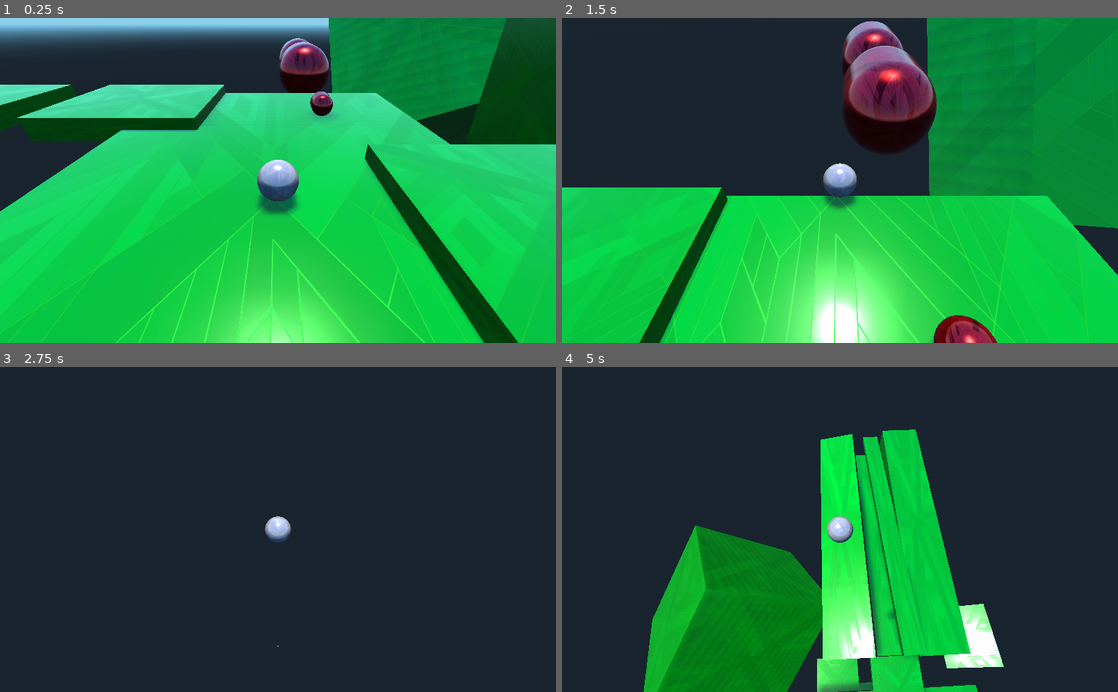
Above: before the commit, frames 1-4 (two rows, left to right).
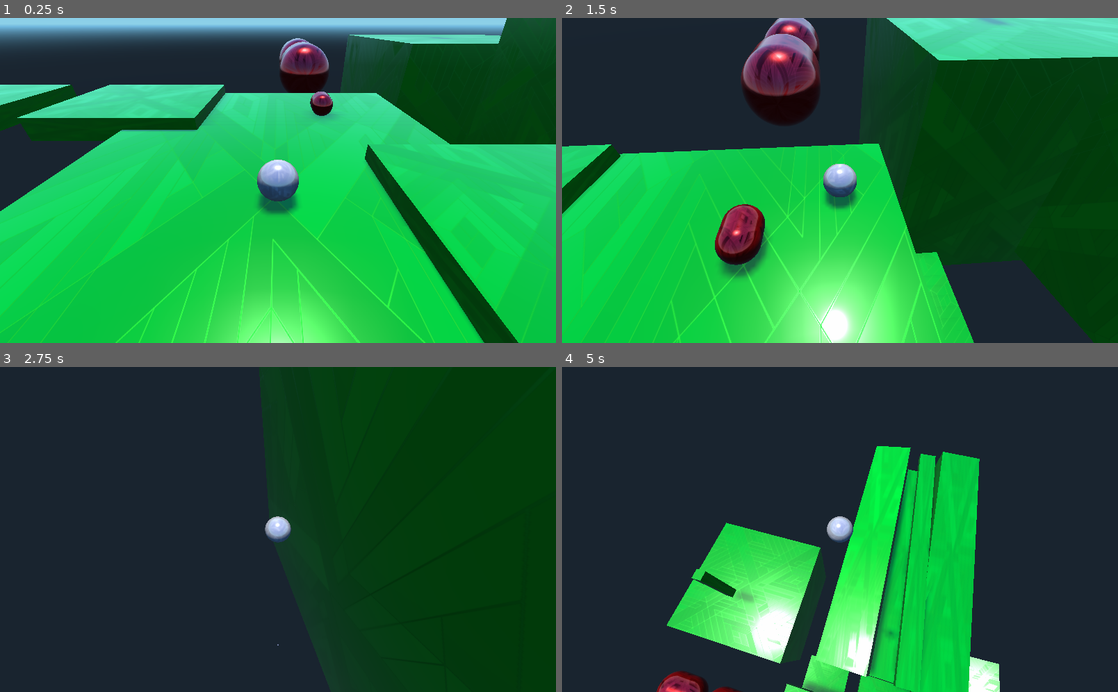
Above: after the commit, the same moments.

Repository: martijnat/movement_sandbox
Game: Godot game, scene res://Main.tscn
Two runs of this game, one before a commit and one after it. Both use one fixed random seed, a clock stepped at 60 frames per second and the inputs below.
Inputs (mouse positions are in pixels of both pictures, inside the frame that each line leads up to):
- Up to frame 1 (0.25 s): no input
- Up to frame 2 (1.5 s): move the mouse to (867, 180) at 0.52 s; hold Space (jump) 0.53-1.28 s; hold Up (move_up) from 0.53 s (still down); move the mouse to (812, 180) at 1.27 s; tap C (camera_look) at 1.35 s
- Up to frame 3 (2.75 s): keep holding Up (move_up); tap Space (jump) at 1.52, 1.55, 1.82, 2.3 s; move the mouse to (289, 523) at 2.02 s; hold K (look_down) from 2.03 s (still down)
- Up to frame 4 (5 s): keep holding Up (move_up); move the mouse to (834, 536) at 2.77 s; release K (look_down) at 2.78 s; tap J (look_left) at 2.85 s; tap Space (jump) at 3.02, 3.05, 3.32, 3.77, 3.8, 4.07, 4.52, 4.55, 4.82 s; move the mouse to (878, 532) at 3.52 s; hold L (look_right) 3.53-4.28 s; move the mouse to (795, 526) at 4.27 s; tap I (look_up) at 4.35 s

The runs differ from the first frame. In frame 1, 8.0% of the frame differs, in the area x 59-92%, y 0-38%; in frame 2, 57%, in the area x 0-100%, y 0-100%; in frame 3, 41%; in frame 4, 27%.

Commit message:
Added sound effects

Diff:
--- a/Main.tscn
+++ b/Main.tscn
@@ -107,7 +107,7 @@
 adjustment_saturation = 1.0
 _sections_unfolded = [ "Background", "Glow/levels" ]
 
-[node name="Main" type="Spatial"]
+[node name="Main" type="Spatial" index="0"]
 
 script = ExtResource( 1 )
 
@@ -204,15 +204,20 @@
 
 transform = Transform( 7.15268, 0, 0, 0, 1, 0, 0, 0, 6.24794, -32.7988, -0.905418, 2.12514 )
 
-[node name="Cube5" parent="." index="17" instance=ExtResource( 4 )]
+[node name="Cube18" parent="." index="17" instance=ExtResource( 4 )]
+
+transform = Transform( 1, 0, 0, 0, 8, 0, 0, 0, 1, 28.937, 16.0239, -42.0959 )
+_sections_unfolded = [ "Transform" ]
+
+[node name="Cube5" parent="." index="18" instance=ExtResource( 4 )]
 
 transform = Transform( 7.15268, 0, 0, 0, 1, 0, 0, 0, 6.24794, -32.7988, -0.905418, -15.3486 )
 
-[node name="Cube6" parent="." index="18" instance=ExtResource( 4 )]
+[node name="Cube6" parent="." index="19" instance=ExtResource( 4 )]
 
 transform = Transform( 7.15268, 0, 0, 0, 1, 0, 0, 0, 6.24794, -13.6641, -0.905418, -15.3486 )
 
-[node name="PlayerCamera" type="Camera" parent="." index="19"]
+[node name="PlayerCamera" type="Camera" parent="." index="20"]
 
 transform = Transform( 1, 0, 0, 0, 1, 0, 0, 0, 1, 0.198284, 5.69647, 6.12012 )
 keep_aspect = 1
@@ -230,21 +235,21 @@
 script = ExtResource( 5 )
 _sections_unfolded = [ "Transform" ]
 
-[node name="Pillshape" parent="." index="20" instance=ExtResource( 6 )]
+[node name="Pillshape" parent="." index="21" instance=ExtResource( 6 )]
 
 transform = Transform( 1, 0, 0, 0, 1, 0, 0, 0, 1, 4.37346, 0, -13.4425 )
 
-[node name="Pillshape2" parent="." index="21" instance=ExtResource( 6 )]
+[node name="Pillshape2" parent="." index="22" instance=ExtResource( 6 )]
 
 transform = Transform( 4, 0, 0, 0, 4, 0, 0, 0, 4, 4.37346, 0, -33.1437 )
 _sections_unfolded = [ "Transform" ]
 
-[node name="Pillshape3" parent="." index="22" instance=ExtResource( 6 )]
+[node name="Pillshape3" parent="." index="23" instance=ExtResource( 6 )]
 
 transform = Transform( 4, 0, 0, 0, 4, 0, 0, 0, 4, 4.37346, 0, -45.6222 )
 _sections_unfolded = [ "Transform" ]
 
-[node name="Cube17" parent="." index="23" instance=ExtResource( 4 )]
-
-transform = Transform( 11.3137, -11.3137, 0, 8, 8, -11.3137, 8, 8, 11.3137, 32.9699, 0, -40.1871 )
-_sections_unfolded = [ "Transform" ]
+[node name="Cube17" parent="." index="24" instance=ExtResource( 4 )]
+
+transform = Transform( 16, 0, 0, 0, 16, 0, 0, 0, 16, 32.9699, -11.6317, -40.1871 )
+_sections_unfolded = [ "Transform" ]
--- a/Player.gd
+++ b/Player.gd
@@ -13,6 +13,7 @@
 var velocity = Vector3(0,0,0)
 var direction = Vector3(1,0,0)
 var last_direction = Vector3(1,0,0)
+var previously_airborne = false
 
 var move_speed = 30
 var move_accel = 5
@@ -82,10 +83,16 @@
 
     if is_on_floor():
         jumps_left = max_jumps
+        if previously_airborne:
+            get_node("LandSound").play()
+            previously_airborne = false
+    else:
+        previously_airborne = true
 
     if Input.is_action_just_pressed("jump") and jumps_left>0:
         velocity.y = jump_strength
         jumps_left-=1
+        get_node("JumpSound").play()
 
     if  get_global_transform().origin.y < pit_depth:
         var move_amount = reset_position - get_global_transform().origin
--- a/Player.tscn
+++ b/Player.tscn
@@ -1,9 +1,11 @@
-[gd_scene load_steps=10 format=2]
+[gd_scene load_steps=12 format=2]
 
 [ext_resource path="res://white.png" type="Texture" id=1]
 [ext_resource path="res://pattern.png" type="Texture" id=2]
 [ext_resource path="res://black.png" type="Texture" id=3]
 [ext_resource path="res://pattern2.png" type="Texture" id=4]
+[ext_resource path="res://jump4.wav" type="AudioStream" id=5]
+[ext_resource path="res://land1.wav" type="AudioStream" id=6]
 
 [sub_resource type="SpatialMaterial" id=1]
 
@@ -137,7 +139,7 @@
 
 radius = 1.0
 
-[node name="Player" type="KinematicBody" index="0"]
+[node name="Player" type="KinematicBody"]
 
 input_ray_pickable = true
 input_capture_on_drag = false
@@ -185,3 +187,41 @@
 
 shape = SubResource( 5 )
 disabled = false
+
+[node name="JumpSound" type="AudioStreamPlayer3D" parent="." index="3"]
+
+stream = ExtResource( 5 )
+attenuation_model = 1
+unit_db = 0.0
+unit_size = 1.0
+max_db = 3.0
+autoplay = false
+max_distance = 0.0
+out_of_range_mode = 0
+bus = "Master"
+area_mask = 1
+emission_angle_enabled = false
+emission_angle_degrees = 45.0
+emission_angle_filter_attenuation_db = -12.0
+attenuation_filter_cutoff_hz = 5000.0
+attenuation_filter_db = -24.0
+doppler_tracking = 0
+
+[node name="LandSound" type="AudioStreamPlayer3D" parent="." index="4"]
+
+stream = ExtResource( 6 )
+attenuation_model = 1
+unit_db = 0.0
+unit_size = 1.0
+max_db = 3.0
+autoplay = false
+max_distance = 0.0
+out_of_range_mode = 0
+bus = "Master"
+area_mask = 1
+emission_angle_enabled = false
+emission_angle_degrees = 45.0
+emission_angle_filter_attenuation_db = -12.0
+attenuation_filter_cutoff_hz = 5000.0
+attenuation_filter_db = -24.0
+doppler_tracking = 0
--- a/PlayerCamera.gd
+++ b/PlayerCamera.gd
@@ -14,6 +14,7 @@
 var offset = Vector3(0,0,0)
 var up = Vector3(0, 1, 0)
 var camera_dampening = 0.5
+var mouselook_speed = 0.07
 
 func _ready():
     collision_exception.append(get_parent().get_node("Player"))
@@ -22,6 +23,12 @@
 func _physics_process(dt):
     update_camera(dt)
     move(dt)
+
+func _input(event):
+    var aim = get_global_transform().basis
+    if event is InputEventMouseMotion:
+        offset -= aim.x * (mouselook_speed * event.relative.x)
+        offset += aim.y * (mouselook_speed * event.relative.y)
 
 func move(dt):
     var direction = Vector3(0,0,0)
--- a/project.godot
+++ b/project.godot
@@ -23,6 +23,7 @@
 move_up=[ Object(InputEventKey,"resource_local_to_scene":false,"resource_name":"","device":0,"alt":false,"shift":false,"control":false,"meta":false,"command":false,"pressed":false,"scancode":16777232,"unicode":0,"echo":false,"script":null)
 , Object(InputEventKey,"resource_local_to_scene":false,"resource_name":"","device":0,"alt":false,"shift":false,"control":false,"meta":false,"command":false,"pressed":false,"scancode":87,"unicode":0,"echo":false,"script":null)
 , Object(InputEventJoypadMotion,"resource_local_to_scene":false,"resource_name":"","device":0,"axis":1,"axis_value":-1.0,"script":null)
+, Object(InputEventMouseButton,"resource_local_to_scene":false,"resource_name":"","device":0,"alt":false,"shift":false,"control":false,"meta":false,"command":false,"button_mask":0,"position":Vector2( 0, 0 ),"global_position":Vector2( 0, 0 ),"factor":1.0,"button_index":2,"pressed":false,"doubleclick":false,"script":null)
  ]
 move_down=[ Object(InputEventKey,"resource_local_to_scene":false,"resource_name":"","device":0,"alt":false,"shift":false,"control":false,"meta":false,"command":false,"pressed":false,"scancode":16777234,"unicode":0,"echo":false,"script":null)
 , Object(InputEventKey,"resource_local_to_scene":false,"resource_name":"","device":0,"alt":false,"shift":false,"control":false,"meta":false,"command":false,"pressed":false,"scancode":83,"unicode":0,"echo":false,"script":null)
@@ -34,7 +35,6 @@
  ]
 jump=[ Object(InputEventKey,"resource_local_to_scene":false,"resource_name":"","device":0,"alt":false,"shift":false,"control":false,"meta":false,"command":false,"pressed":false,"scancode":32,"unicode":0,"echo":false,"script":null)
 , Object(InputEventMouseButton,"resource_local_to_scene":false,"resource_name":"","device":0,"alt":false,"shift":false, …(202 unchanged characters)…
-, Object(InputEventMouseButton,"resource_local_to_scene":false,"resource_name":"","device":0,"alt":false,"shift":false,"control":false,"meta":false,"command":false,"button_mask":0,"position":Vector2( 0, 0 ),"global_position":Vector2( 0, 0 ),"factor":1.0,"button_index":2,"pressed":false,"doubleclick":false,"script":null)
 , Object(InputEventJoypadButton,"resource_local_to_scene":false,"resource_name":"","device":0,"button_index":0,"pressure":0.0,"pressed":false,"script":null)
  ]
 restart=[ Object(InputEventKey,"resource_local_to_scene":false,"resource_name":"","device":0,"alt":false,"shift":false,"control":false,"meta":false,"command":false,"pressed":false,"scancode":82,"unicode":0,"echo":false,"script":null)
Not shown, added: jump1.wav.import
Not shown, added: jump2.wav.import
Not shown, added: jump3.wav.import
Not shown, added: jump4.wav.import
Not shown, added: land1.wav.import
Not shown, added: jump1.wav
Not shown, added: jump2.wav
Not shown, added: jump3.wav
Not shown, added: jump4.wav
Not shown, added: land1.wav
